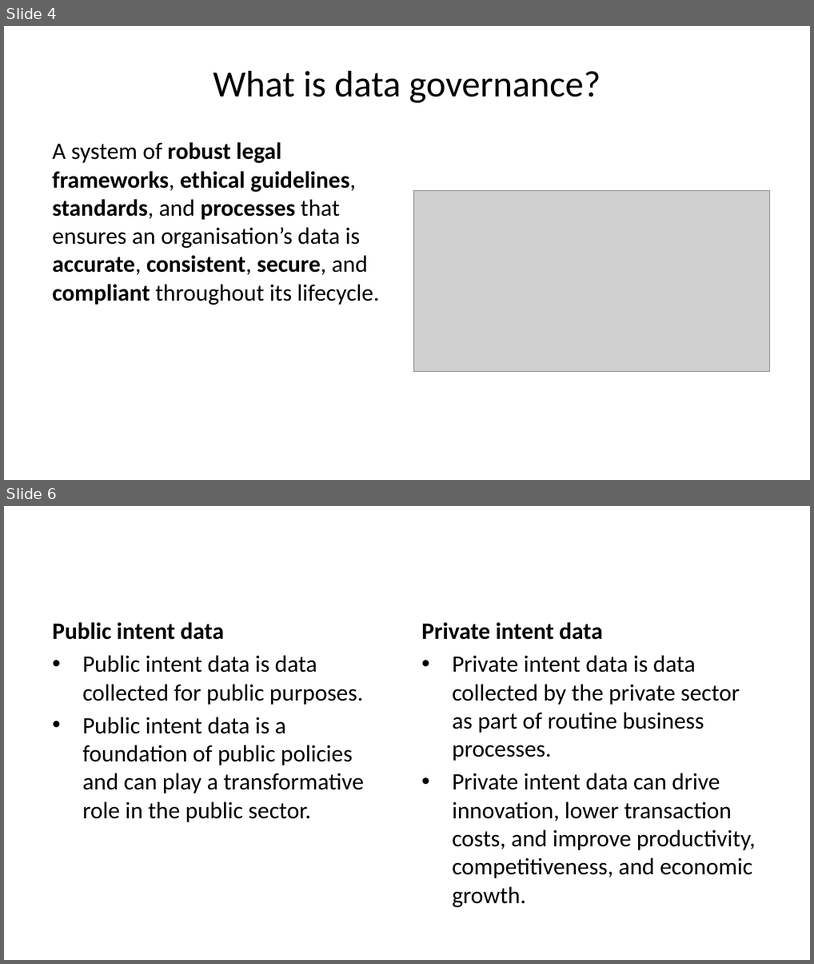
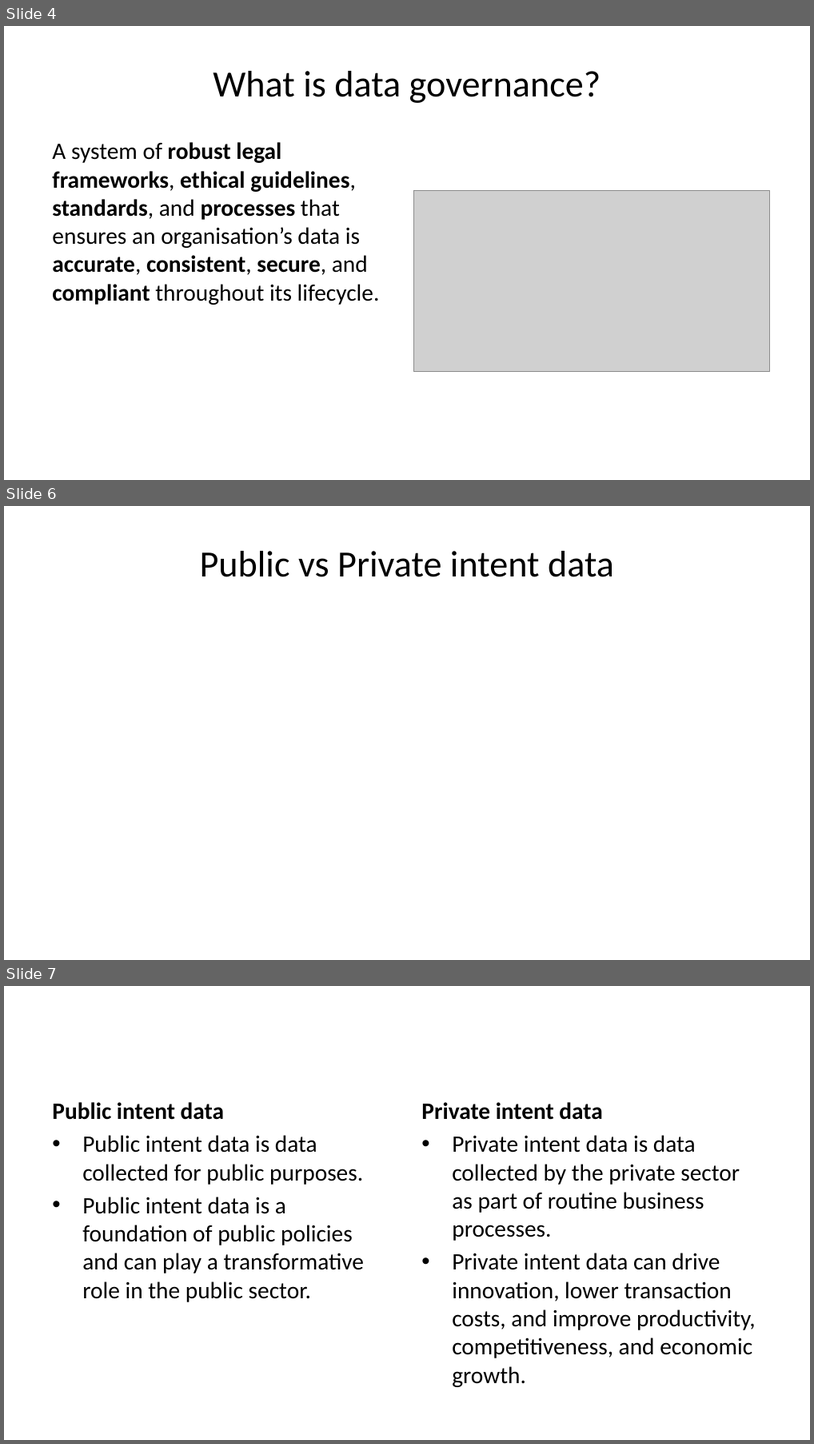
Before and after one commit to tamanh-oxford/capacity-development, a slide deck: data-frameworks/01-global-landscape.pptx. Shown one above the other, each under a label of ours: slides 4 and 6 before the commit, slides 4, 6 and 7 after it; the slides between them are not shown. The pictures are 814x964 and 814x1444 pixels, drawn with LibreOffice and Linux fonts; fonts in the diff are those of the drawing; grey boxes stand for pictures. Boxes give left, top, right and bottom in pixels: in the first picture for what was removed or moved away, otherwise in the second. Text is boxed around its words. In the diff, an @@ line names an element or a change of style, - is before the commit and + after.

```diff
--- a/data-frameworks/01-global-landscape.pptx
+++ b/data-frameworks/01-global-landscape.pptx
@@ slide 6 added at (4,506,810,960), background #FFFFFF @@
@@ title added at (200,551,614,577), 33 pt, text #000000 @@
+Public vs Private intent data
@@ what was slide 6 is now slide 7 @@
```
Also in this commit, not shown: 3 slides changed, 8 other slides added, 28 other files.
